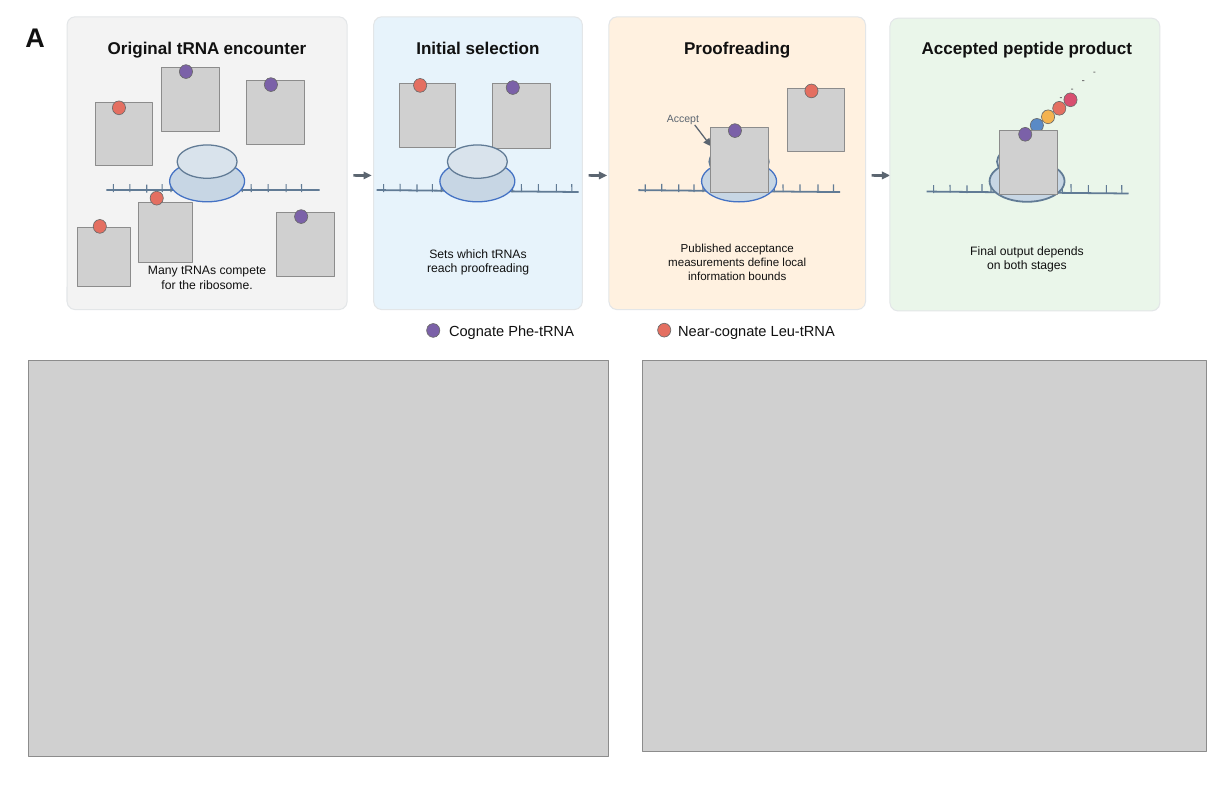
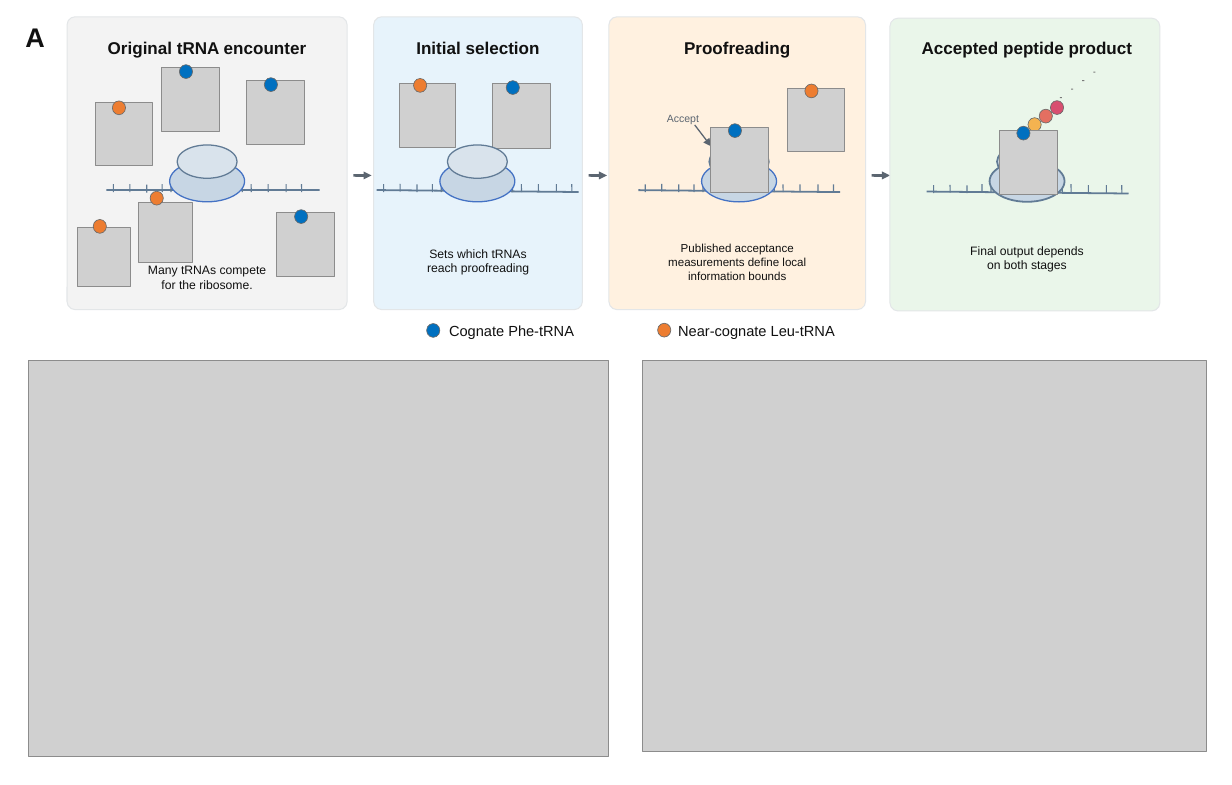
Before and after one commit to TaylorResearchLab/biological-information-limit-1, a slide deck: slide 1 of figures/figure_2_ribosome_selection.pptx. Drawn at 1232x785 pixels with LibreOffice and Linux fonts; fonts in the diff are those of the drawing; grey boxes stand for pictures. Boxes give left, top, right and bottom in pixels: in the first picture for what was removed or moved away, otherwise in the second. Text is boxed around its words. In the diff, an @@ line names an element or a change of style, - is before the commit and + after.

```diff
--- a/figures/figure_2_ribosome_selection.pptx
+++ b/figures/figure_2_ribosome_selection.pptx
@@ fill #7B61A8 to #0070C0 in 6 elements at (728, 124, 741, 138), (506, 80, 519, 94), (264, 78, 277, 91), (427, 323, 440, 337), (295, 210, 308, 224), (179, 65, 192, 79) @@
@@ ellipse: place and size @@
-ellipse at (1042, 110, 1055, 124)
+ellipse at (1029, 117, 1042, 131)
@@ ellipse: place and size @@
-ellipse at (1053, 102, 1066, 116)
+ellipse at (1040, 109, 1053, 123)
@@ ellipse: place and size @@
-ellipse at (1064, 93, 1077, 107)
+ellipse at (1051, 101, 1064, 115)
@@ ellipse: place and size @@
-ellipse at (1031, 118, 1043, 132)
+ellipse at (1017, 127, 1030, 140)
@@ ellipse at (1017, 127, 1030, 140): fill #5A8AC6 to #0070C0 @@
@@ ellipse removed at (1019, 128, 1031, 141) @@
@@ fill #E46F61 to #ED7D31 in 6 elements at (805, 84, 818, 98), (113, 101, 126, 115), (414, 79, 427, 92), (93, 220, 106, 234), (150, 191, 163, 205), (658, 323, 671, 337) @@
```
Also in this commit, not shown: 3 other files.
